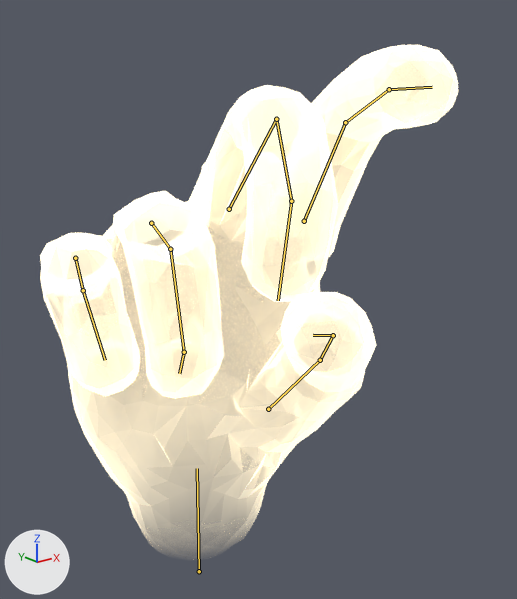
The Blender file art/blender/hand/zenscape-god-hand.blend, before and after one commit.
Rendered twice from a 50 mm lens placed at (-0.57, -0.675, 0.446), pointed at (0.112, 0.178, 0.105). Arrows for +X, +Y and +Z are at lower left; the lights stay in place. The older version comes first. Both versions are drawn at frame 1 of the action 'SnapOut'; the numbers are the values there. The bones that change are drawn over the model as lines.

In view in the first picture: 'GodHand'.
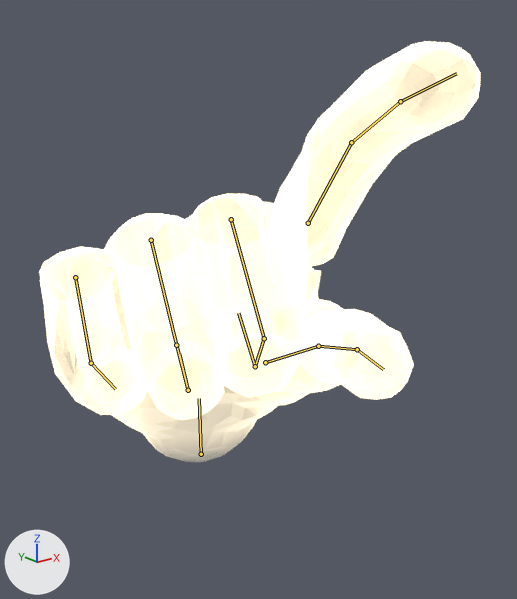
The change in detail:
Bone 'Wrist' (bone_wrist) moves from (-0.102, -0.078, -0.517) to (-0.264, -0.304, -0.406).
Bone 'Wrist' (bone_wrist) turns from (82, 1, -26) to (55, 5, -27) degrees about its own x, y and z.
Bone 'Index1' (bone_index1) turns from (-22, 0, 7) to (-8, 0, 6) degrees about its own x, y and z.
Bone 'Index2' (bone_index2) turns from (-29, 0, 0) to (-12, 0, 0) degrees about its own x, y and z.
Bone 'Index3' (bone_index3) turns from (-13, 0, 0) to (-5, 0, 0) degrees about its own x, y and z.
Bone 'Middle1' (bone_middle1) turns from (-33, 0, 12) to (-88, 0, -2) degrees about its own x, y and z.
Bone 'Middle2' (bone_middle2) turns from (-74, 0, 0) to (-98, 0, 0) degrees about its own x, y and z.
Bone 'Middle3' (bone_middle3) turns from (-39, 0, 0) to (-58, 0, 0) degrees about its own x, y and z.
Bone 'Ring1' (bone_ring1) turns from (-75, 0, -2) to (-80, 0, -3) degrees about its own x, y and z.
Bone 'Ring2' (bone_ring2) turns from (-86, 0, 0) to (-92, 0, 0) degrees about its own x, y and z.
Bone 'Ring3' (bone_ring3) turns from (-45, 0, 0) to (-50, 0, 0) degrees about its own x, y and z.
Bone 'Pinky1' (bone_pinky1) turns from (-79, 0, -5) to (-82, 0, -7) degrees about its own x, y and z.
Bone 'Pinky2' (bone_pinky2) turns from (-88, 0, 0) to (-92, 0, 0) degrees about its own x, y and z.
Bone 'Thumb1' (bone_thumb1) turns from (-31, -13, 5) to (-24, -7, -2) degrees about its own x, y and z.
Bone 'Thumb2' (bone_thumb2) turns from (-15, 0, 0) to (-3, 0, 0) degrees about its own x, y and z.
Bone 'Thumb3' (bone_thumb3) turns from (-13, 0, 0) to (-3, 0, 0) degrees about its own x, y and z.

Boxes [x1, y1, x2, y2] around the edits, measured in the pictures (517 x 599 px):
'GodHand', posed (13% shorter)
    before: [40, 45, 458, 514]
    after: [39, 41, 480, 447]
bone 'Wrist', root to tip
    before: (199, 571) to (197, 468)
    after: (201, 454) to (199, 398)
bone 'Index1', root to tip
    before: (304, 221) to (345, 122)
    after: (308, 223) to (351, 142)
bone 'Index2', root to tip
    before: (345, 122) to (389, 89)
    after: (351, 142) to (400, 101)
bone 'Index3', root to tip
    before: (389, 89) to (432, 87)
    after: (400, 101) to (456, 73)
bone 'Middle1', root to tip
    before: (229, 209) to (276, 119)
    after: (231, 219) to (264, 338)
bone 'Middle2', root to tip
    before: (276, 119) to (291, 201)
    after: (264, 338) to (255, 366)
bone 'Middle3', root to tip
    before: (291, 201) to (278, 300)
    after: (255, 366) to (238, 313)
bone 'Ring1', root to tip
    before: (151, 223) to (170, 249)
    after: (151, 240) to (176, 345)
bone 'Ring2', root to tip
    before: (170, 249) to (184, 352)
    after: (176, 345) to (188, 390)
bone 'Ring3', root to tip
    before: (184, 352) to (179, 373)
    after: (188, 390) to (179, 354)
bone 'Pinky1', root to tip
    before: (75, 258) to (83, 290)
    after: (75, 277) to (91, 363)
bone 'Pinky2', root to tip
    before: (83, 290) to (105, 360)
    after: (91, 363) to (115, 389)
bone 'Thumb1', root to tip
    before: (268, 409) to (320, 360)
    after: (265, 362) to (318, 346)
bone 'Thumb2', root to tip
    before: (320, 360) to (333, 335)
    after: (318, 346) to (357, 349)
bone 'Thumb3', root to tip
    before: (333, 335) to (313, 335)
    after: (357, 349) to (383, 369)
